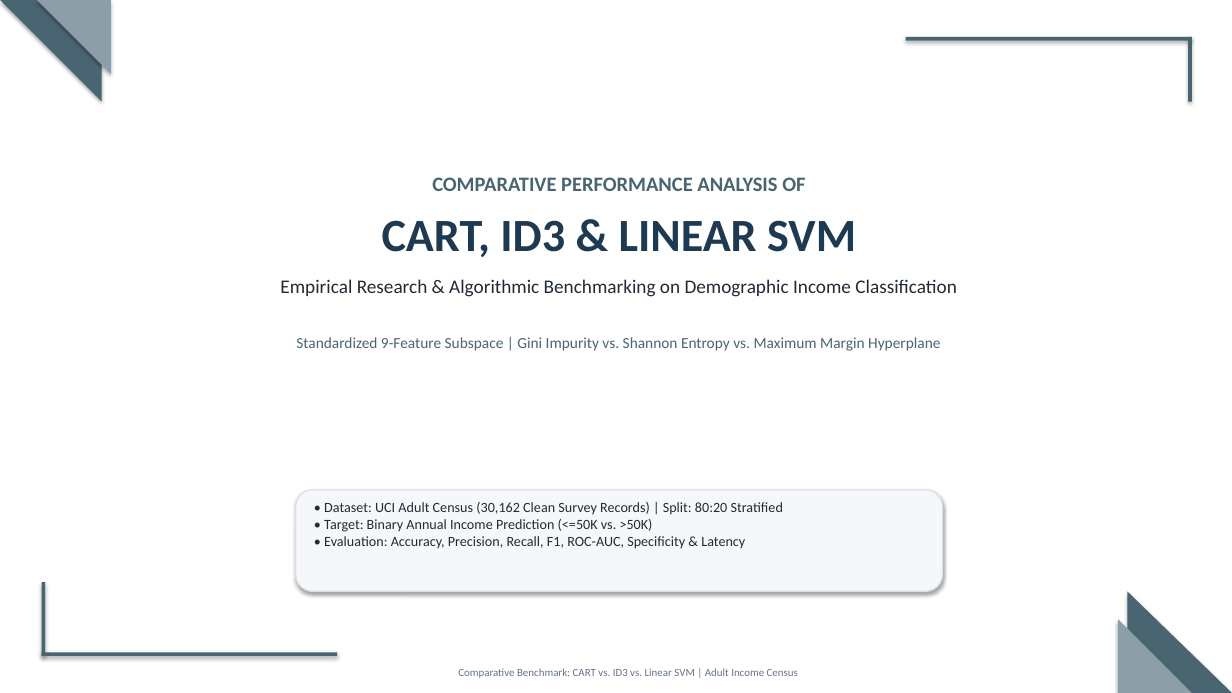
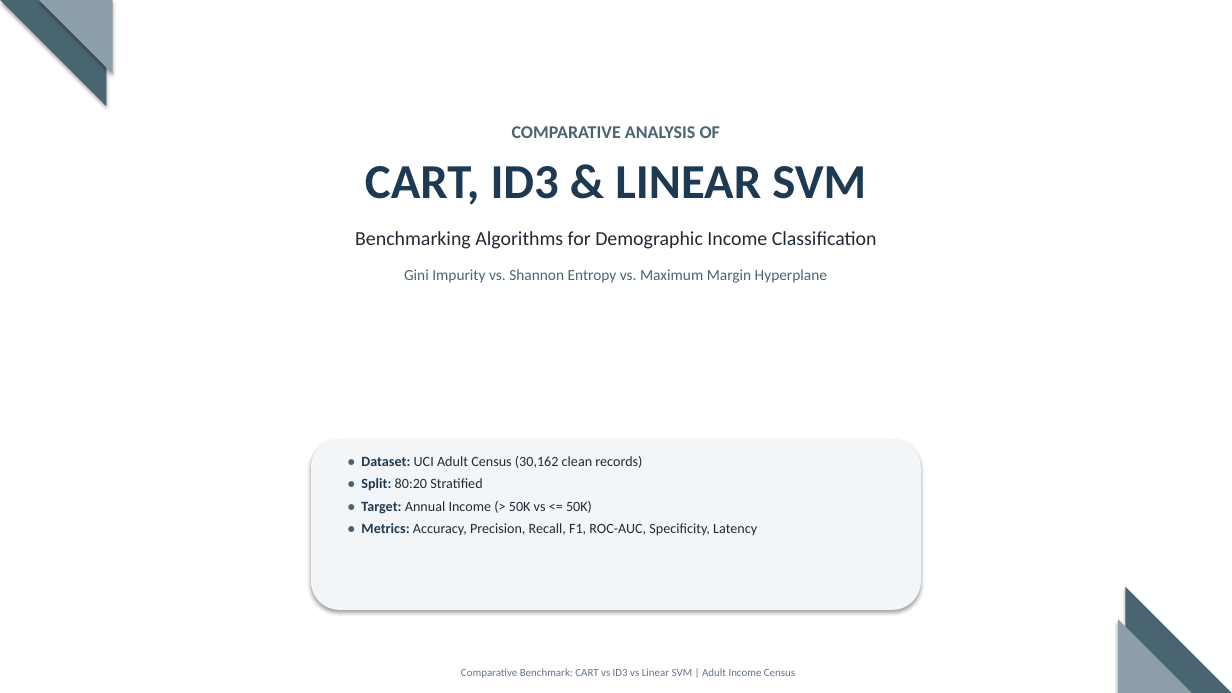
Before and after one commit to nimmisahu222716-lab/Income_predictor, a slide deck: slide 1 of Comparative_Performance_Analysis_Presentation.pptx. Drawn at 1232x693 pixels with LibreOffice and Linux fonts; fonts in the diff are those of the drawing. Boxes give left, top, right and bottom in pixels: in the first picture for what was removed or moved away, otherwise in the second. Text is boxed around its words. In the diff, an @@ line names an element or a change of style, - is before the commit and + after.

Commit message:
feat: update Project Overview & Research Objectives slide with 3 academic action-oriented bullets per box

```diff
--- a/Comparative_Performance_Analysis_Presentation.pptx
+++ b/Comparative_Performance_Analysis_Presentation.pptx
@@ right triangle resized from (x1=0, y1=0, x2=102, y2=102) to (x1=0, y1=0, x2=106, y2=106) @@
@@ rectangle removed at (x1=906, y1=37, x2=1192, y2=41) @@
@@ rectangle removed at (x1=1189, y1=37, x2=1192, y2=102) @@
@@ text "COMPARATIVE ANALYSIS OF" moved from (x1=280, y1=177, x2=957, y2=351) to (x1=355, y1=126, x2=877, y2=283) @@
@@ text at (x1=512, y1=126, x2=720, y2=138): text changed; size 16 to 14 pt @@
-COMPARATIVE PERFORMANCE ANALYSIS OF
+COMPARATIVE ANALYSIS OF
@@ text at (x1=365, y1=166, x2=866, y2=205): size 36 to 38 pt in "CART, ID3 & LINEAR SVM"; more space between paragraphs @@
@@ text at (x1=355, y1=231, x2=877, y2=283): text changed; size 12 to 15.5 pt; text colour #4A6572 to #212B36 @@
-Empirical Research & Algorithmic Benchmarking on Demographic Income Classification
-Standardized 9-Feature Subspace | Gini Impurity vs. Shannon Entropy vs. Maximum Margin Hyperplane
+Benchmarking Algorithms for Demographic Income Classification
+Gini Impurity vs. Shannon Entropy vs. Maximum Margin Hyperplane
@@ rounded rectangle resized from (x1=296, y1=490, x2=943, y2=592) to (x1=311, y1=439, x2=921, y2=610) @@
@@ rounded rectangle at (x1=311, y1=439, x2=921, y2=610): fill #F5F7FA to #F3F6F9; outline #DAE1E7 1 pt to none @@
@@ text at (x1=361, y1=456, x2=757, y2=536): text changed @@
-• Dataset: UCI Adult Census (30,162 Clean Survey Records) | Split: 80:20 Stratified
-• Target: Binary Annual Income Prediction (<=50K vs. >50K)
-• Evaluation: Accuracy, Precision, Recall, F1, ROC-AUC, Specificity & Latency
+• Dataset: UCI Adult Census (30,162 clean records)
+• Split: 80:20 Stratified
+• Target: Annual Income (> 50K vs <= 50K)
+• Metrics: Accuracy, Precision, Recall, F1, ROC-AUC, Specificity, Latency
@@ rectangle removed at (x1=42, y1=582, x2=45, y2=656) @@
@@ right triangle resized from (x1=1128, y1=592, x2=1232, y2=693) to (x1=1126, y1=587, x2=1232, y2=693) @@
@@ rectangle removed at (x1=42, y1=653, x2=337, y2=656) @@
@@ text at (x1=461, y1=668, x2=795, y2=678): text changed @@
-Comparative Benchmark: CART vs. ID3 vs. Linear SVM | Adult Income Census
+Comparative Benchmark: CART vs ID3 vs Linear SVM | Adult Income Census
```
Also in this commit, not shown: 13 other slides changed, 3 other files.
